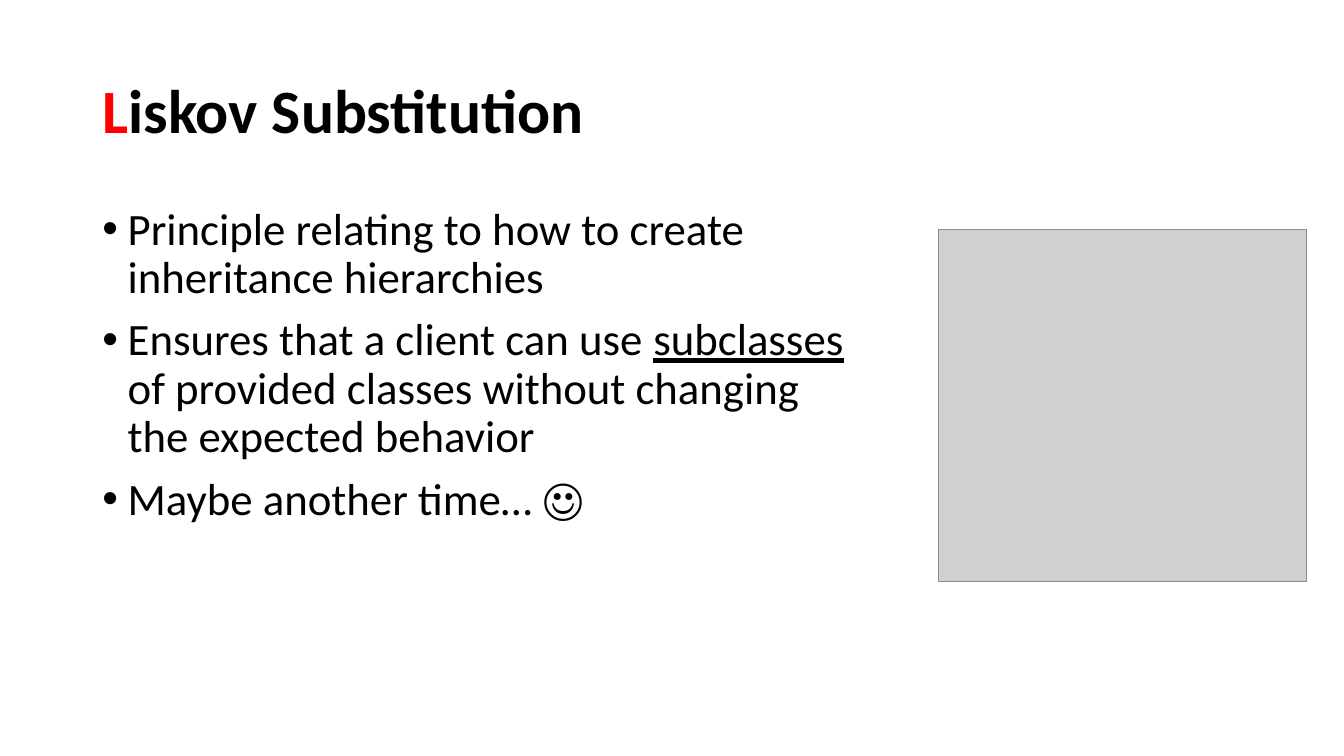
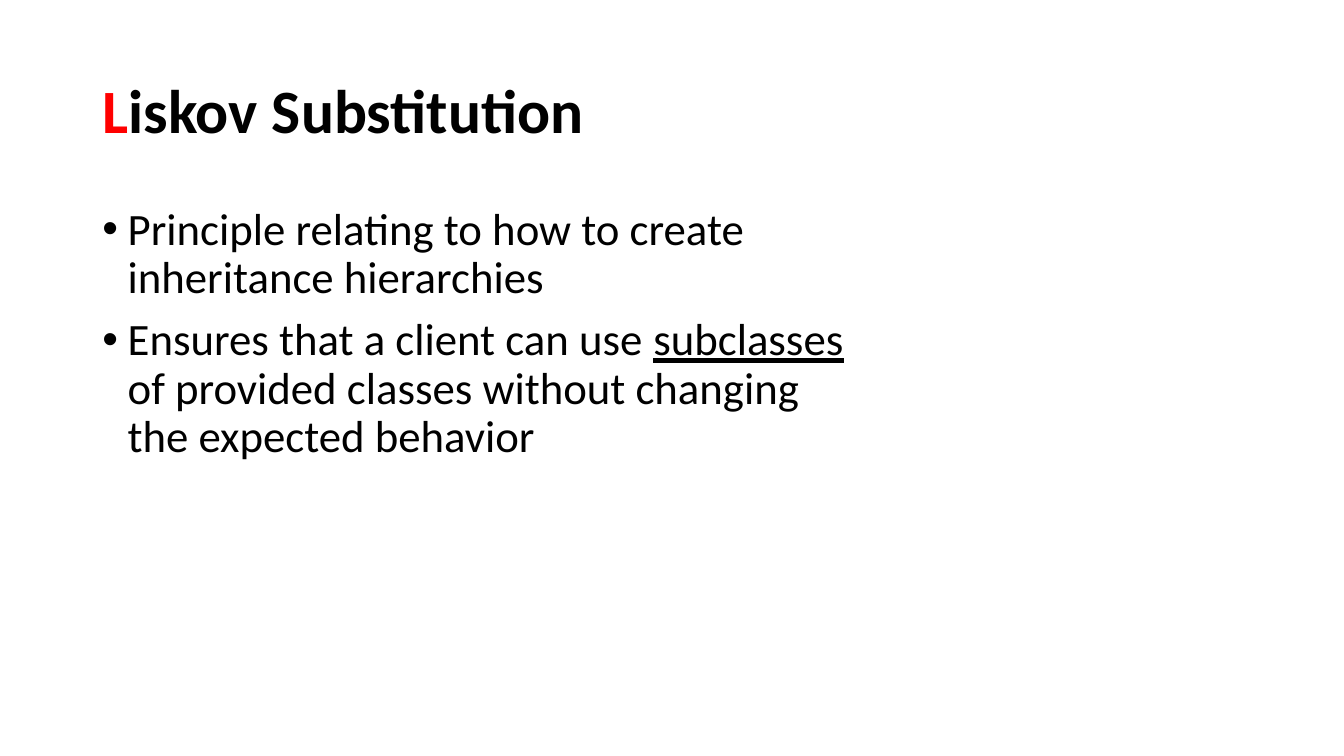
Before and after one commit to perl-easj/OOProg, a slide deck: slide 102 of Chap/SOLID/Presentations/SOLID.pptx (slide 50 before the commit). Drawn at 1344x756 pixels with LibreOffice and Linux fonts; fonts in the diff are those of the drawing; grey boxes stand for pictures. Boxes give left, top, right and bottom in pixels: in the first picture for what was removed or moved away, otherwise in the second. Text is boxed around its words. In the diff, an @@ line names an element or a change of style, - is before the commit and + after.

```diff
--- a/Chap/SOLID/Presentations/SOLID.pptx
+++ b/Chap/SOLID/Presentations/SOLID.pptx
@@ picture removed at bbox=[940, 230, 1308, 582] @@
@@ text at bbox=[128, 484, 532, 523]: paragraph removed @@
-• Maybe another time… ☺
```
Also in this commit, not shown: 14 other slides changed, 17 slides added, 29 slides removed, 1 other file.
